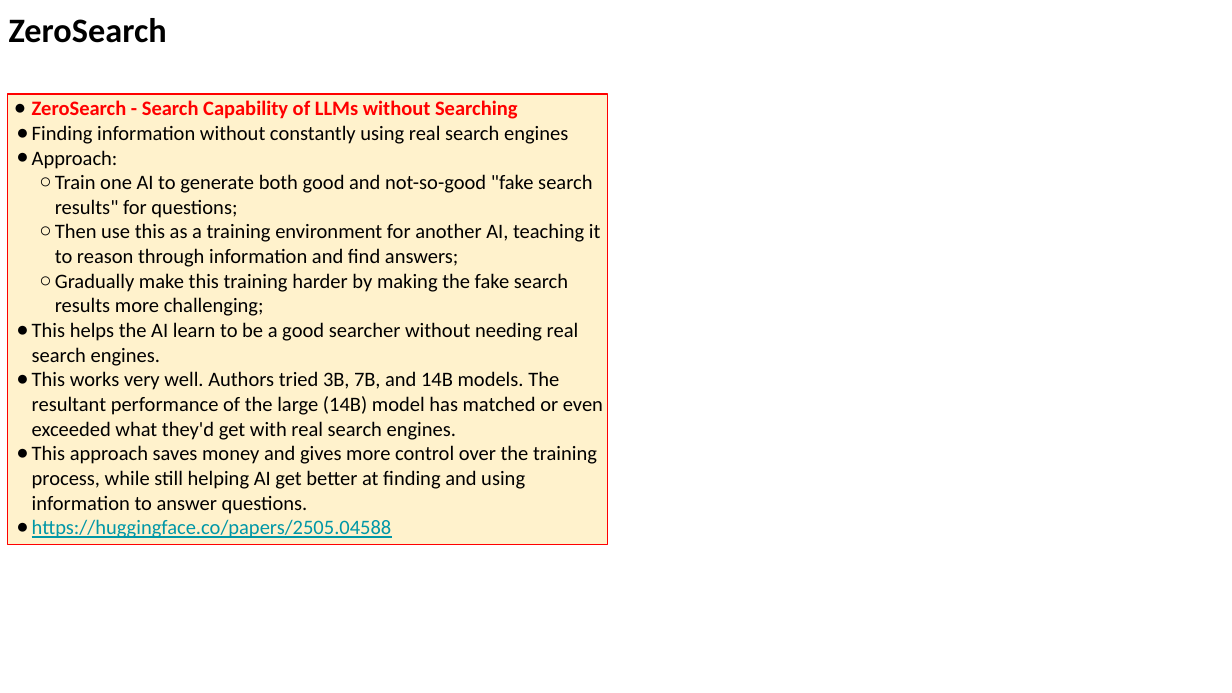
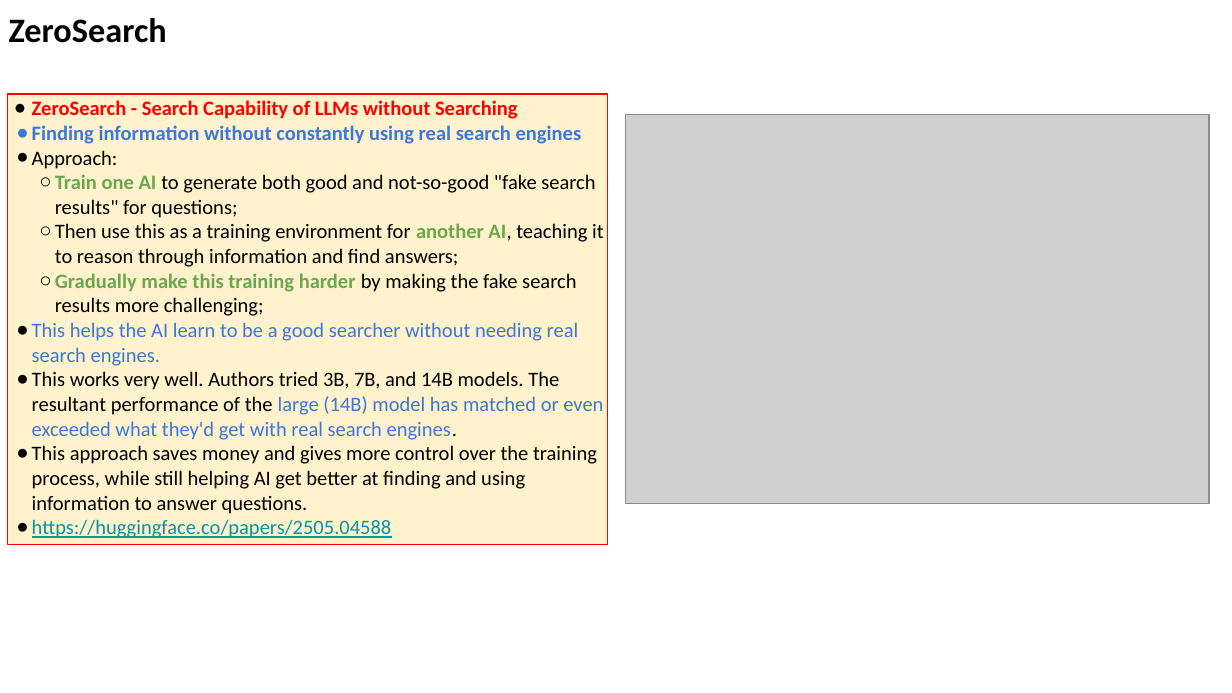
Before and after one commit to lselector/seminar, a slide deck: slide 13 of 2025/2025-05-09-AI-Updates.pptx (slide 12 before the commit). Drawn at 1232x693 pixels with LibreOffice and Linux fonts; fonts in the diff are those of the drawing; grey boxes stand for pictures. Boxes give left, top, right and bottom in pixels: in the first picture for what was removed or moved away, otherwise in the second. Text is boxed around its words. In the diff, an @@ line names an element or a change of style, - is before the commit and + after.

```diff
--- a/2025/2025-05-09-AI-Updates.pptx
+++ b/2025/2025-05-09-AI-Updates.pptx
@@ picture added at [626, 115, 1210, 504] @@
@@ text in rectangle at [32, 125, 604, 440]: text colour #000000 to #3C78D8 in "Finding information without constantly using real search ...", "This helps the AI learn to be ...", "large (14B) model has matched or even ..."; bold on in "Finding information without constantly using real search ...", "Train one AI", "another AI,", "Gradually make this training harder"; text colour #000000 to #6AA84F in "Train one AI", "another AI,", "Gradually make this training harder"; bullet colour #000000 to #3C78D8 @@
```
Also in this commit, not shown: 8 other slides changed, 1 slide added.
